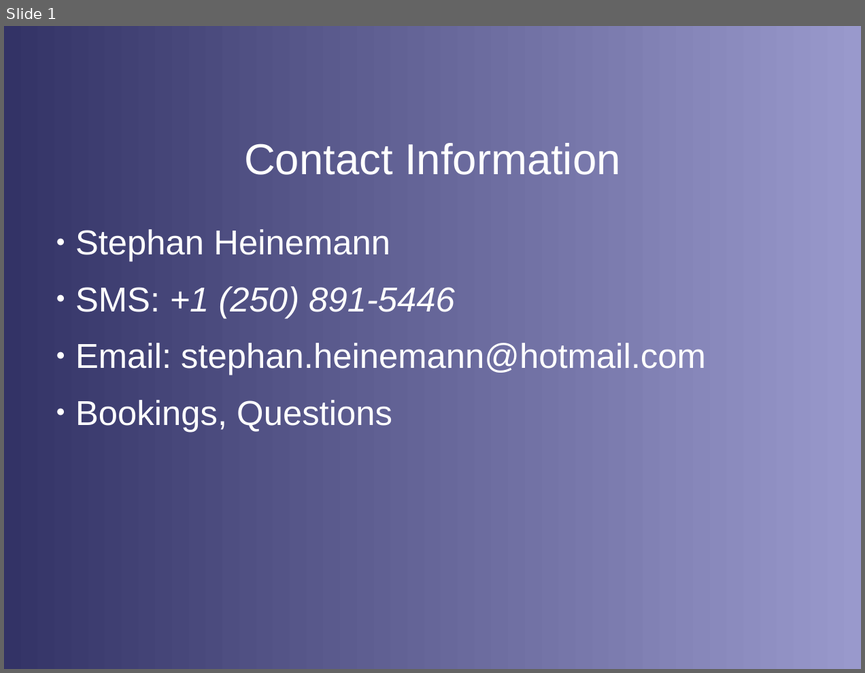
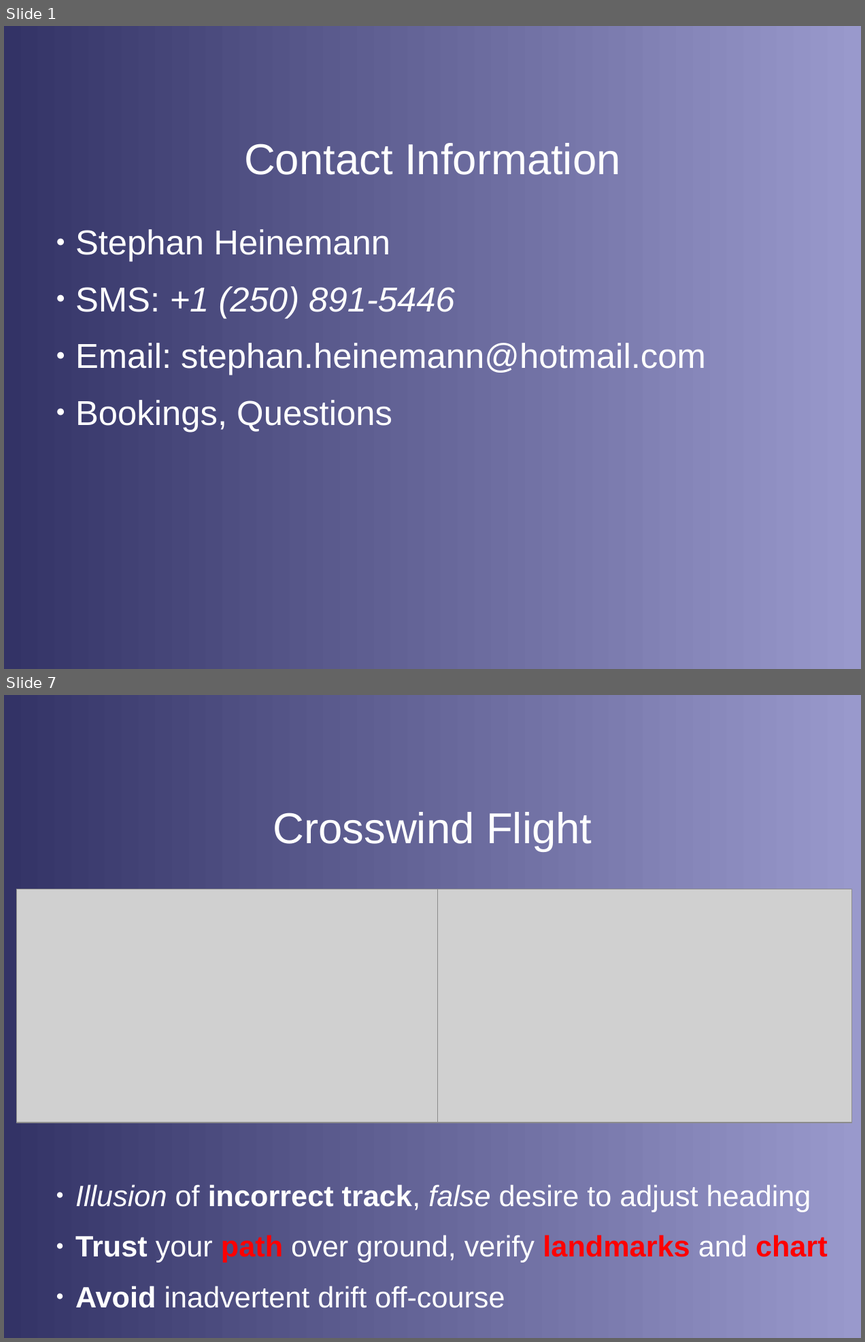
Before and after one commit to stephanheinemann/flight, a slide deck: FI/DriftIllusions/DriftIllusions.odp. Shown one above the other, each under a label of ours: slide 1 before the commit, slides 1 and 7 after it; the slides between them are not shown. The pictures are 865x673 and 865x1342 pixels, drawn with LibreOffice and Linux fonts; fonts in the diff are those of the drawing; grey boxes stand for pictures; background and template pictures are left out. Boxes give left, top, right and bottom in pixels: in the first picture for what was removed or moved away, otherwise in the second. Text is boxed around its words. In the diff, an @@ line names an element or a change of style, - is before the commit and + after.

Commit message:
extended illusion presentation

```diff
--- a/FI/DriftIllusions/DriftIllusions.odp
+++ b/FI/DriftIllusions/DriftIllusions.odp
@@ slide 7 added at <box>4,695,861,1338</box>, background gradient #333366 to #9999CC @@
@@ title added at <box>273,812,592,851</box>, 40 pt, text #FFFFFF @@
+Crosswind Flight
@@ picture added at <box>16,889,437,1123</box> @@
@@ picture added at <box>411,889,851,1123</box> @@
@@ text added at <box>75,1185,827,1308</box>, 27.2 pt, text #FFFFFF @@
+● Illusion of incorrect track, false desire to adjust heading
+● Trust your path over ground, verify landmarks and chart
+● Avoid inadvertent drift off-course
```
Also in this commit, not shown: 4 slides changed, 8 other slides added, 14 slides removed, 18 other files.
